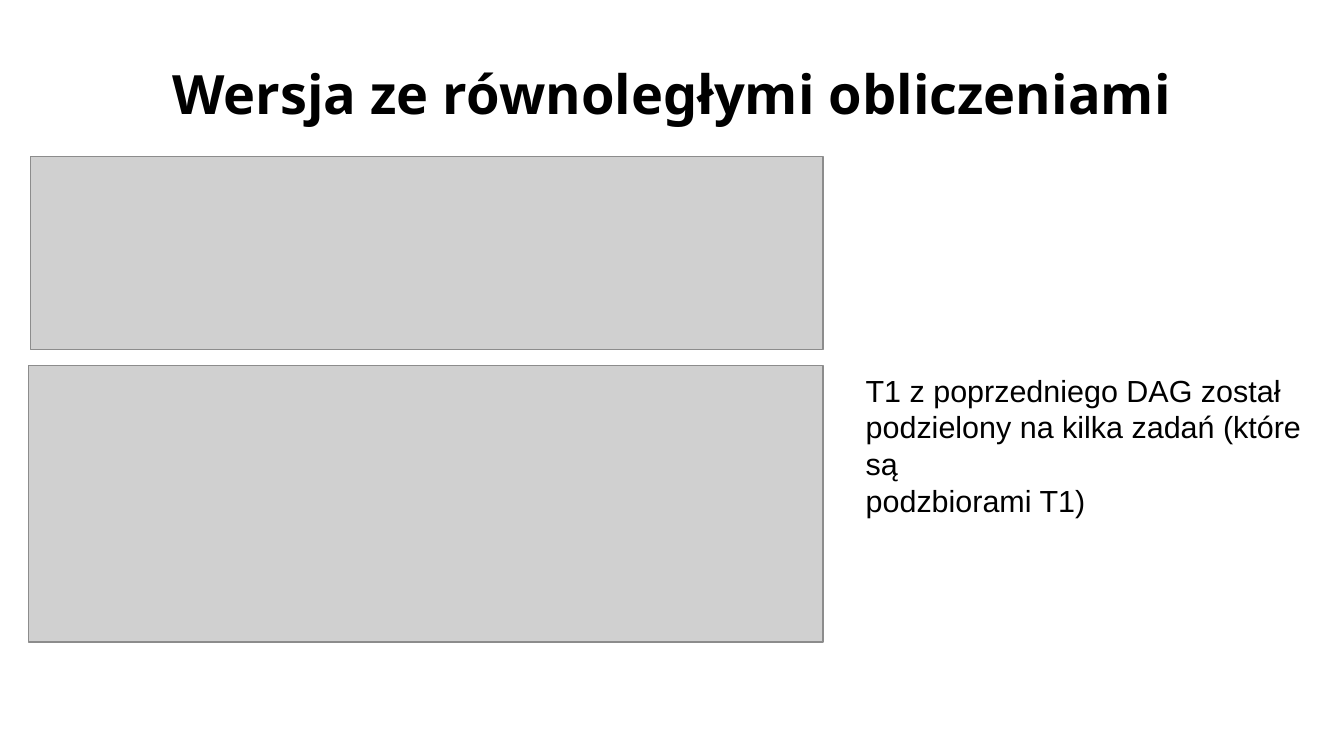
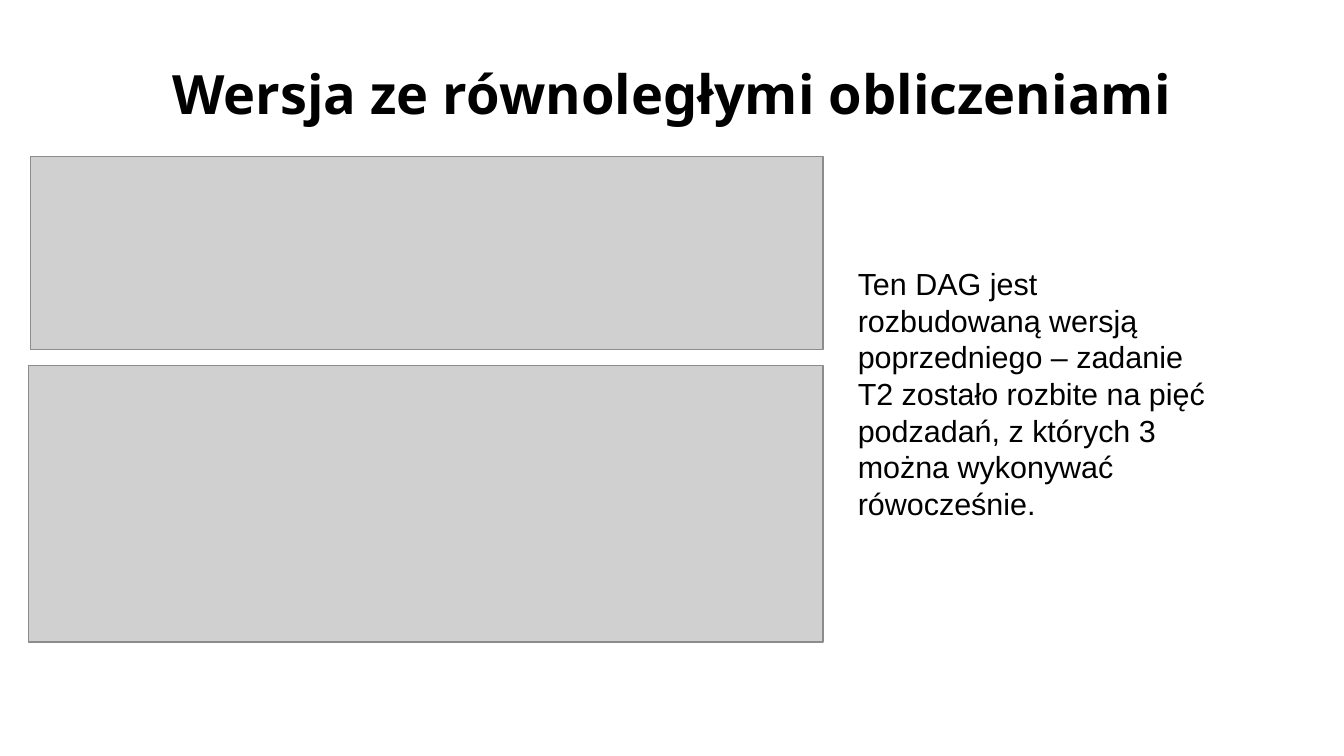
Before and after one commit to syklzz/Airflow-spotify, a slide deck: slide 4 of presentation/prezentacja_airflow.pptx. Drawn at 1344x756 pixels with LibreOffice and Linux fonts; fonts in the diff are those of the drawing; grey boxes stand for pictures; background and template pictures are left out. Boxes give left, top, right and bottom in pixels: in the first picture for what was removed or moved away, otherwise in the second. Text is boxed around its words. In the diff, an @@ line names an element or a change of style, - is before the commit and + after.

Commit message:
Presentation update - fixed

```diff
--- a/presentation/prezentacja_airflow.pptx
+++ b/presentation/prezentacja_airflow.pptx
@@ text at (858,273,1205,516): text changed @@
-T1 z poprzedniego DAG został
-podzielony na kilka zadań (które są
-podzbiorami T1)
+Ten DAG jest rozbudowaną wersją poprzedniego – zadanie T2 zostało rozbite na pięć podzadań, z których 3 można wykonywać rówocześnie.
```
Also in this commit, not shown: 2 other slides changed, 1 other file.
